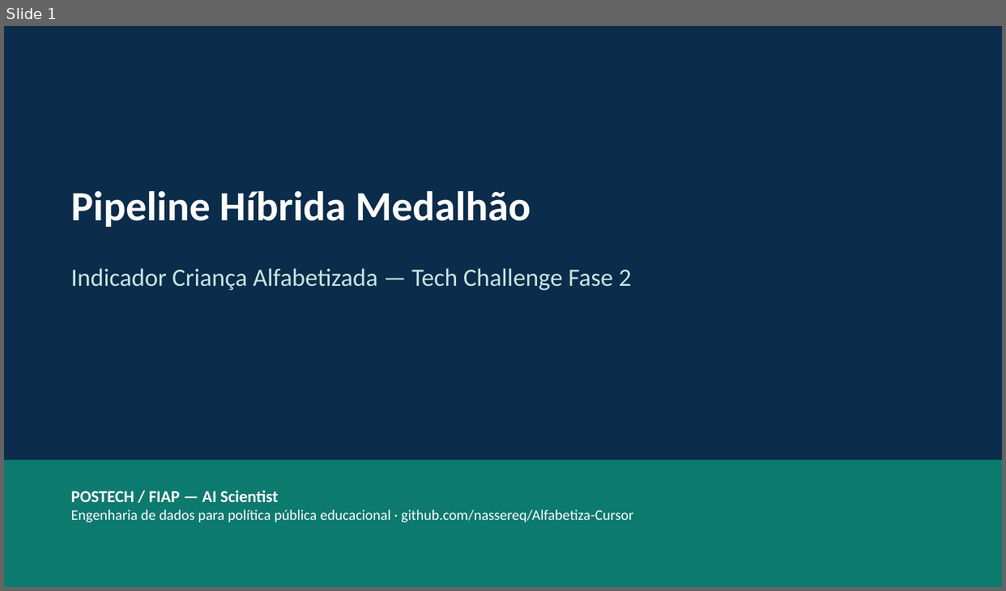
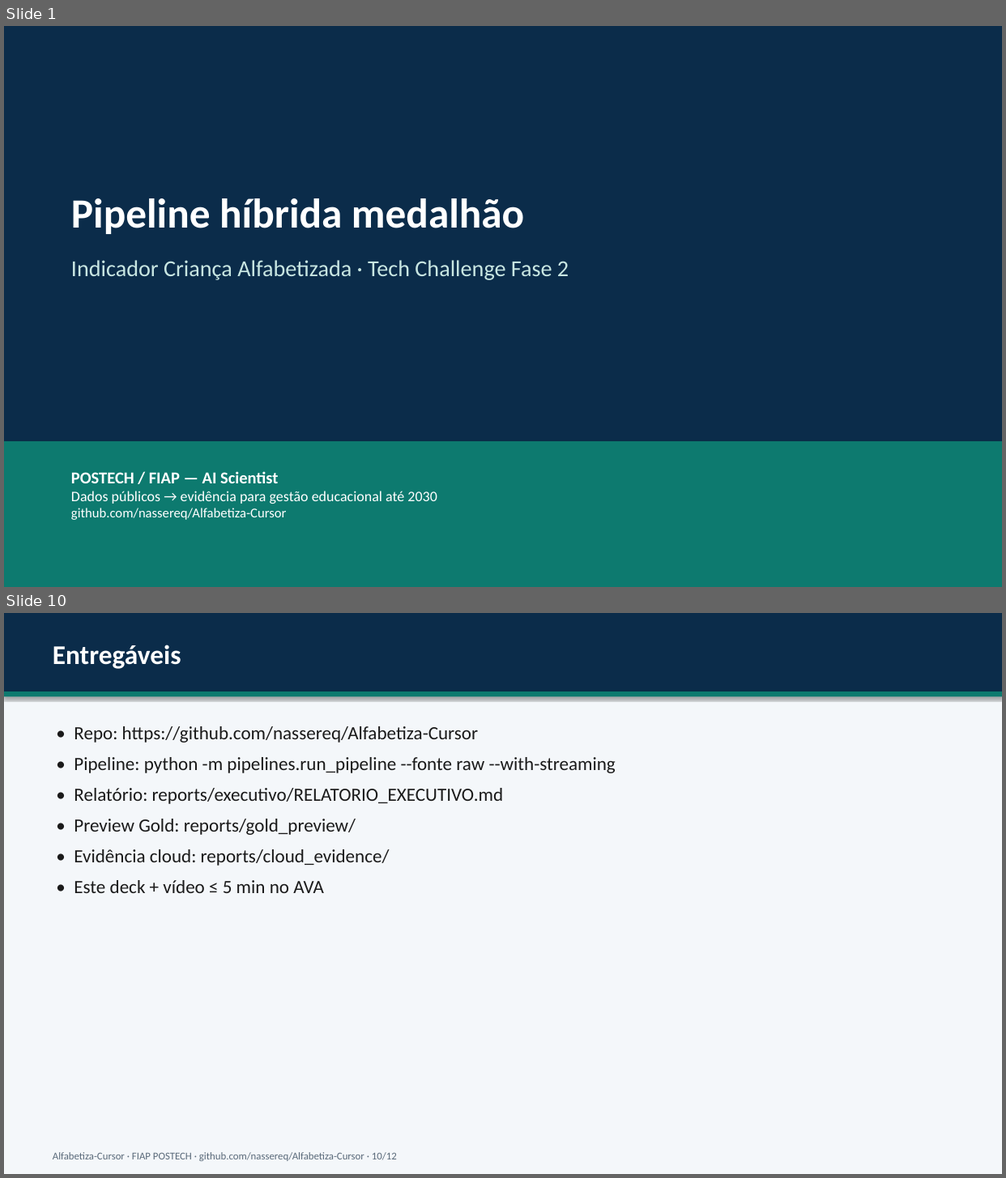
Before and after one commit to nassereq/Alfabetiza-Cursor, a slide deck: docs/Apresentacao_Tech_Challenge_Fase2_Alfabetiza.pptx. Shown one above the other, each under a label of ours: slide 1 before the commit, slides 1 and 10 after it; the slides between them are not shown. The pictures are 1006x591 and 1006x1178 pixels, drawn with LibreOffice and Linux fonts; fonts in the diff are those of the drawing. Boxes give left, top, right and bottom in pixels: in the first picture for what was removed or moved away, otherwise in the second. Text is boxed around its words. In the diff, an @@ line names an element or a change of style, - is before the commit and + after.

```diff
--- a/docs/Apresentacao_Tech_Challenge_Fase2_Alfabetiza.pptx
+++ b/docs/Apresentacao_Tech_Challenge_Fase2_Alfabetiza.pptx
@@ slide 10 added at (x1=4, y1=613, x2=1002, y2=1174), background #FFFFFF @@
@@ rectangle added at (x1=4, y1=613, x2=1002, y2=1174), fill #F4F7FA @@
@@ rectangle added at (x1=4, y1=613, x2=1002, y2=692), fill #0B2C4A @@
@@ text added at (x1=53, y1=645, x2=181, y2=669), 26 pt, text #FFFFFF, bold @@
+Entregáveis
@@ rectangle added at (x1=4, y1=692, x2=1002, y2=697), fill #0D7A6F @@
@@ text added at (x1=74, y1=726, x2=616, y2=893), 18 pt, text #1A1A1A @@
+• Repo: https://github.com/nassereq/Alfabetiza-Cursor
+• Pipeline: python -m pipelines.run_pipeline --fonte raw --with-streaming
+• Relatório: reports/executivo/RELATORIO_EXECUTIVO.md
+• Preview Gold: reports/gold_preview/
+• Evidência cloud: reports/cloud_evidence/
+• Este deck + vídeo ≤ 5 min no AVA
@@ text added at (x1=53, y1=1152, x2=397, y2=1161), 10 pt, text #5A6A7A @@
+Alfabetiza-Cursor · FIAP POSTECH · github.com/nassereq/Alfabetiza-Cursor · 10/12
@@ slide 1 changed as well @@
@@ text at (x1=71, y1=199, x2=524, y2=234): text changed @@
-Pipeline Híbrida Medalhão
+Pipeline híbrida medalhão
@@ text at (x1=71, y1=260, x2=569, y2=280): text changed; size 24 to 22 pt @@
-Indicador Criança Alfabetizada — Tech Challenge Fase 2
+Indicador Criança Alfabetizada · Tech Challenge Fase 2
@@ rectangle resized from (x1=4, y1=460, x2=1002, y2=587) to (x1=4, y1=442, x2=1002, y2=587) @@
@@ text "POSTECH / FIAP — AI ..." moved from (x1=71, y1=490, x2=633, y2=523) to (x1=71, y1=472, x2=437, y2=520) @@
@@ text at (x1=71, y1=491, x2=437, y2=520): text changed @@
-Engenharia de dados para política pública educacional · github.com/nassereq/Alfabetiza-Cursor
+Dados públicos → evidência para gestão educacional até 2030
+github.com/nassereq/Alfabetiza-Cursor
```
Also in this commit, not shown: 5 other slides changed, 5 other slides added, 11 slides removed, 23 other files.
